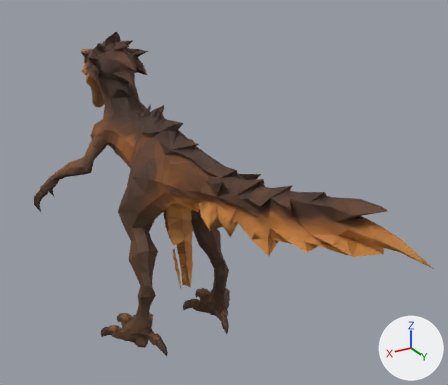
What one commit did to the glTF model creatures/dune_raptor/output/DuneRaptor.glb.
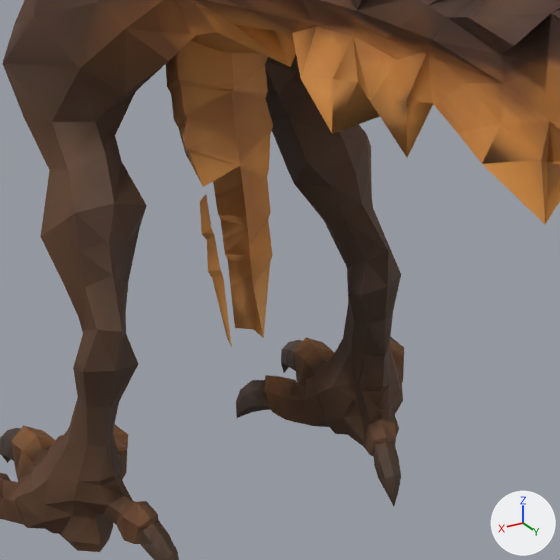
There are two pictures of each version: one whole from a 50 mm lens placed at (0.463, 0.859, 0.477), pointed at (-0.049, 0.005, 0.05), one close up on the part from 26% to 61% of the width and 50% to 91% of the height. Lighting does not change. The marker at lower right points along +X, +Y and +Z. The older version's two pictures come first. Vertices at exactly the same position are counted once.

Before the edit, the objects in view are built like this:
```python
me_tripo_mesh_792084f5_fdd3_4060_bf8c_6d61aa8aa40f = bpy.data.meshes.new('tripo_mesh_792084f5-fdd3-4060-bf8c-6d61aa8aa40f')
me_tripo_mesh_792084f5_fdd3_4060_bf8c_6d61aa8aa40f.from_pydata(...)  # 2211 vertices, 4249 faces; spans x -0.202..0.202, y -0.5..0.5, z -0.285..0.285
me_tripo_mesh_792084f5_fdd3_4060_bf8c_6d61aa8aa40f.materials.append(mat_tripo_material_792084f5_fdd3_4060_bf8c_6d61aa8aa40f)
ob_duneraptor_mesh = bpy.data.objects.new('DuneRaptor_Mesh', me_tripo_mesh_792084f5_fdd3_4060_bf8c_6d61aa8aa40f)
ob_duneraptor_mesh.location = (0.0, 0.0, 0.0)
```
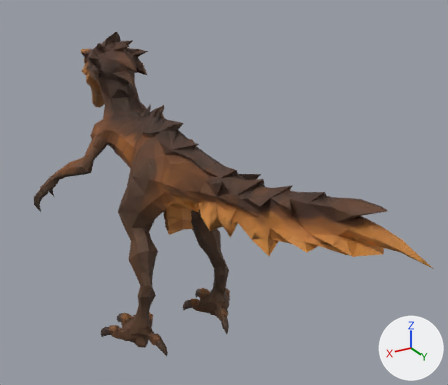
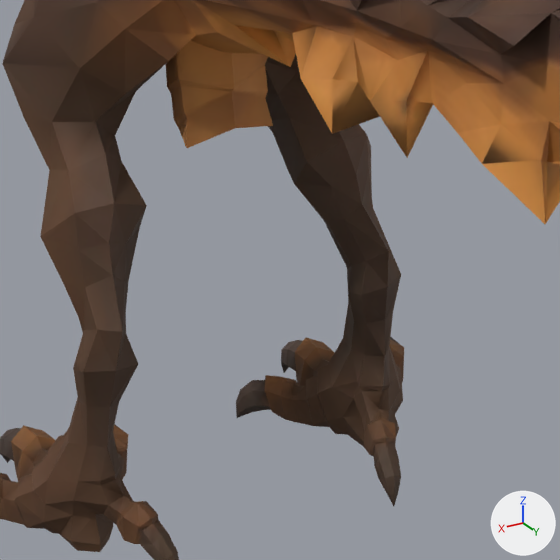
Pixel boxes [x1, y1, x2, y2] of what changed, in the close-ups (560 x 560 px):
part 1 of me_tripo_mesh_792084f5_fdd3_4060_bf8c_6d61aa8aa40f, deleted (brown): before [200, 194, 232, 347]
part 2 of me_tripo_mesh_792084f5_fdd3_4060_bf8c_6d61aa8aa40f, deleted (brown): before [179, 126, 273, 338]

What the commit changed:
me_tripo_mesh_792084f5_fdd3_4060_bf8c_6d61aa8aa40f is used by ob_duneraptor_mesh; location (0.0, 0.0, 0.0).
me_tripo_mesh_792084f5_fdd3_4060_bf8c_6d61aa8aa40f had 2211 vertices, 4249 faces and spanned x -0.202..0.202, y -0.5..0.5, z -0.285..0.285.
me_tripo_mesh_792084f5_fdd3_4060_bf8c_6d61aa8aa40f now has 2165 vertices, 4184 faces and spans x -0.202..0.202, y -0.5..0.5, z -0.285..0.285.
me_tripo_mesh_792084f5_fdd3_4060_bf8c_6d61aa8aa40f part 1: the loose piece of 12 vertices spanning x 0.008..0.018, y -0.075..-0.052, z -0.163..-0.071 is deleted.
Part 2, on me_tripo_mesh_792084f5_fdd3_4060_bf8c_6d61aa8aa40f:
34 vertices are removed from x -0.023..0.023, y -0.097..-0.046, z -0.163..-0.05.
55 faces are deleted.
